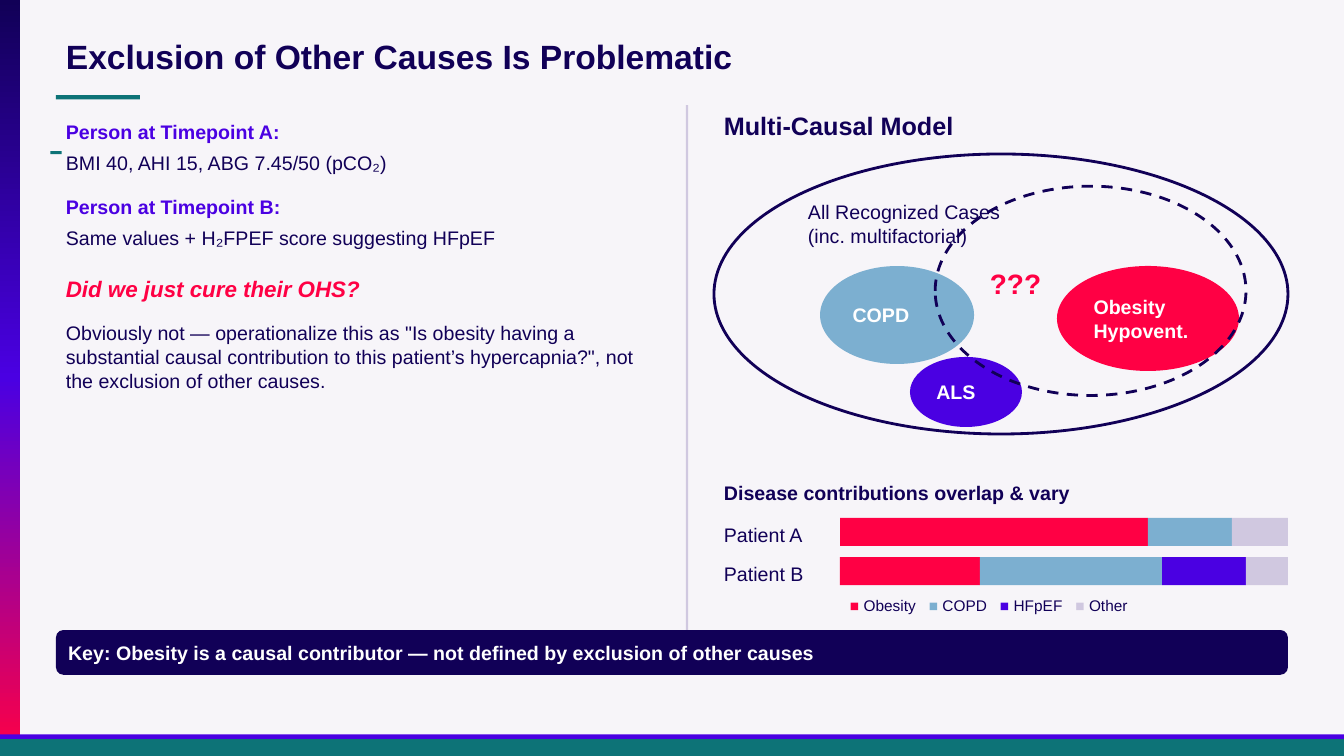
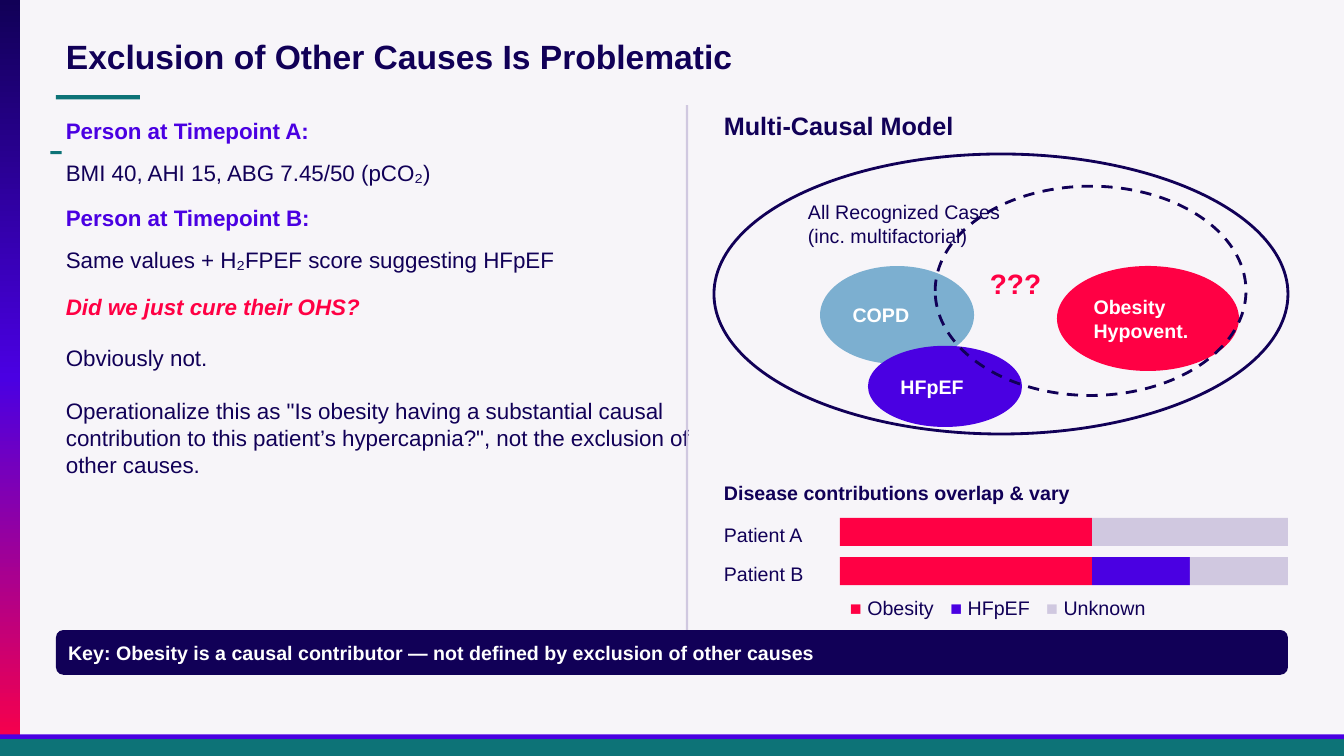
Before and after one commit to reblocke/clinical_talks, a slide deck: slide 5 of archive/Presentations/Locke Utah ACP OHS 2026.pptx. Drawn at 1344x756 pixels with LibreOffice and Linux fonts; fonts in the diff are those of the drawing. Boxes give left, top, right and bottom in pixels: in the first picture for what was removed or moved away, otherwise in the second. Text is boxed around its words. In the diff, an @@ line names an element or a change of style, - is before the commit and + after.

```diff
--- a/archive/Presentations/Locke Utah ACP OHS 2026.pptx
+++ b/archive/Presentations/Locke Utah ACP OHS 2026.pptx
@@ text "BMI 40, AHI 15, ABG ...": place and size @@
-text "BMI 40, AHI 15, ABG ..." at [66,155,387,174]
+text "BMI 40, AHI 15, ABG ..." at [66,164,430,186]
@@ text "Person at Timepoint B:": place and size @@
-text "Person at Timepoint B:" at [66,199,281,218]
+text "Person at Timepoint B:" at [66,209,310,231]
@@ size 14 to 16 pt in 4 elements at [66,122,309,144], [66,209,310,231], [66,164,430,186], [66,251,554,273] @@
@@ text "Same values + H₂FPEF score ...": place and size @@
-text "Same values + H₂FPEF score ..." at [66,230,495,249]
+text "Same values + H₂FPEF score ..." at [66,251,554,273]
@@ text "Did we just cure their ...": place and size @@
-text "Did we just cure their ..." at [66,280,360,302]
+text "Did we just cure their ..." at [66,298,360,320]
@@ text at [66,349,689,474]: text changed; size 14 to 16 pt @@
-Obviously not — operationalize this as "Is obesity having a substantial causal contribution to this patient’s hypercapnia?", not the exclusion of other causes.
+Obviously not.
+Operationalize this as "Is obesity having a substantial causal contribution to this patient’s hypercapnia?", not the exclusion of other causes.
@@ ellipse "HFpEF": place and size @@
-ellipse "HFpEF" at [910,357,1022,426]
+ellipse "HFpEF" at [868,346,1022,427]
@@ text in ellipse at [900,380,963,398]: text changed @@
-ALS
+HFpEF
@@ rectangle: place and size @@
-rectangle at [840,518,1148,546]
+rectangle at [840,518,1092,546]
@@ rectangle: place and size @@
-rectangle at [1232,518,1289,546]
+rectangle at [1092,518,1288,546]
@@ rectangle removed at [1148,518,1232,546] @@
@@ rectangle: place and size @@
-rectangle at [840,558,980,586]
+rectangle at [840,558,1092,586]
@@ rectangle removed at [980,558,1163,586] @@
@@ rectangle: place and size @@
-rectangle at [1163,558,1246,586]
+rectangle at [1092,558,1190,586]
@@ rectangle: place and size @@
-rectangle at [1246,558,1289,586]
+rectangle at [1191,558,1289,586]
@@ text at [867,600,1146,619]: text changed; size 11 to 14 pt @@
-■ Obesity ■ COPD ■ HFpEF ■ Other
+■ Obesity ■ HFpEF ■ Unknown
```
Also in this commit, not shown: 25 other slides changed, 8 slides added, 7 slides removed.
